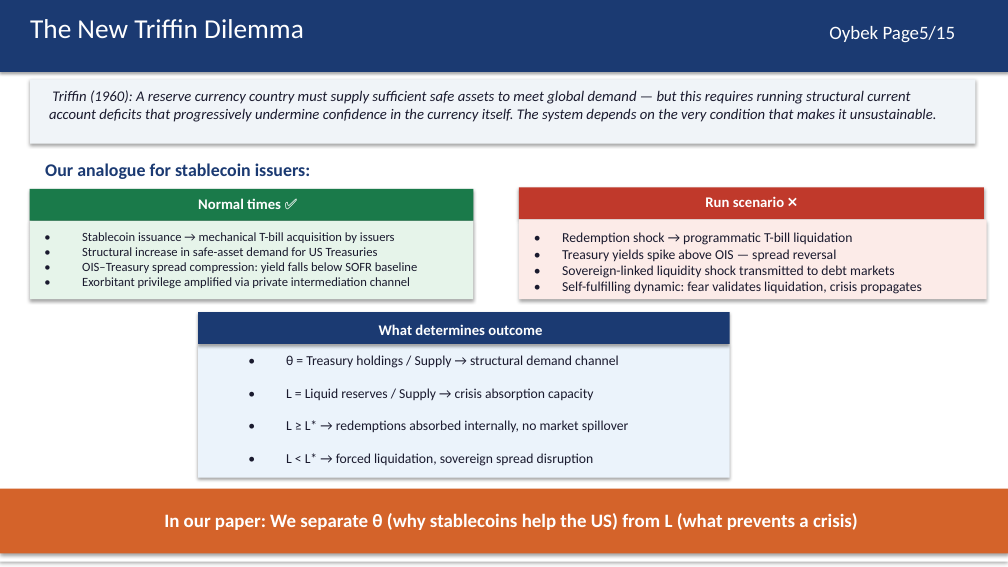
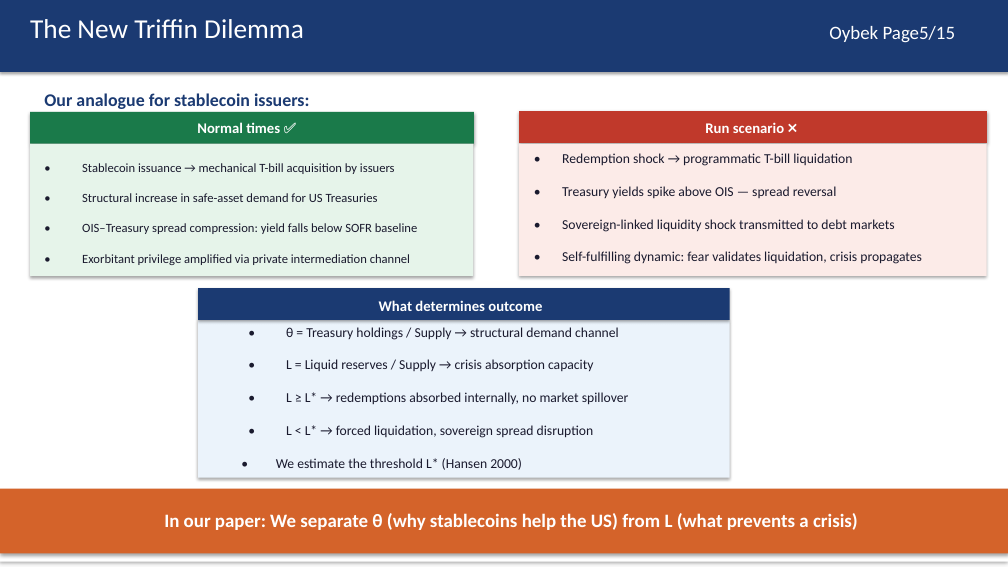
Before and after one commit to kimmireu0921/Stablecoins-and-the-Exorbitant-Privilege, a slide deck: slide 5 of FINAL_0512_Stablecoin_Exorbitant_Privilege.pptx. Drawn at 1008x567 pixels with LibreOffice and Linux fonts; fonts in the diff are those of the drawing. Boxes give left, top, right and bottom in pixels: in the first picture for what was removed or moved away, otherwise in the second. Text is boxed around its words. In the diff, an @@ line names an element or a change of style, - is before the commit and + after.

```diff
--- a/FINAL_0512_Stablecoin_Exorbitant_Privilege.pptx
+++ b/FINAL_0512_Stablecoin_Exorbitant_Privilege.pptx
@@ rectangle removed at <box>30,79,975,144</box> @@
@@ text "Our analogue for stablecoin issuers:": place and size @@
-text "Our analogue for stablecoin issuers:" at <box>45,163,310,179</box>
+text "Our analogue for stablecoin issuers:" at <box>44,93,309,109</box>
@@ text removed at <box>49,90,937,122</box> @@
-Triffin (1960): A reserve currency country must supply sufficient safe assets to meet global demand — but this requires running structural current account deficits that progressively undermine confidence in the currency itself. The system depends on the very condition that makes it unsustainable.
@@ 2 texts, 2 rectangles: place and size @@
-2 texts, 2 rectangles at <box>29,188,984,221</box>
+2 texts, 2 rectangles at <box>30,111,987,144</box>
@@ rectangle: place and size @@
-rectangle at <box>30,221,473,299</box>
+rectangle at <box>30,144,473,276</box>
@@ rectangle: place and size @@
-rectangle at <box>519,219,987,299</box>
+rectangle at <box>519,144,987,276</box>
@@ text "• Redemption shock → programmatic ..." rewrapped from <box>562,232,922,294</box> to <box>562,153,922,264</box> @@
@@ text "• Stablecoin issuance → mechanical ..." rewrapped from <box>82,232,417,288</box> to <box>82,153,790,265</box> @@
@@ rectangle: place and size @@
-rectangle at <box>198,312,730,344</box>
+rectangle at <box>198,288,730,320</box>
@@ text "What determines outcome": place and size @@
-text "What determines outcome" at <box>379,324,542,335</box>
+text "What determines outcome" at <box>379,300,542,311</box>
@@ rectangle: place and size @@
-rectangle at <box>198,346,730,478</box>
+rectangle at <box>198,321,730,478</box>
@@ text "• θ = Treasury holdings ...": place and size @@
-text "• θ = Treasury holdings ..." at <box>286,355,629,466</box>
+text "• θ = Treasury holdings ..." at <box>276,327,629,470</box>
@@ text at <box>276,458,522,470</box>: paragraph added @@
+• We estimate the threshold L* (Hansen 2000)
```
Also in this commit, not shown: 4 other slides changed, 2 other files.
